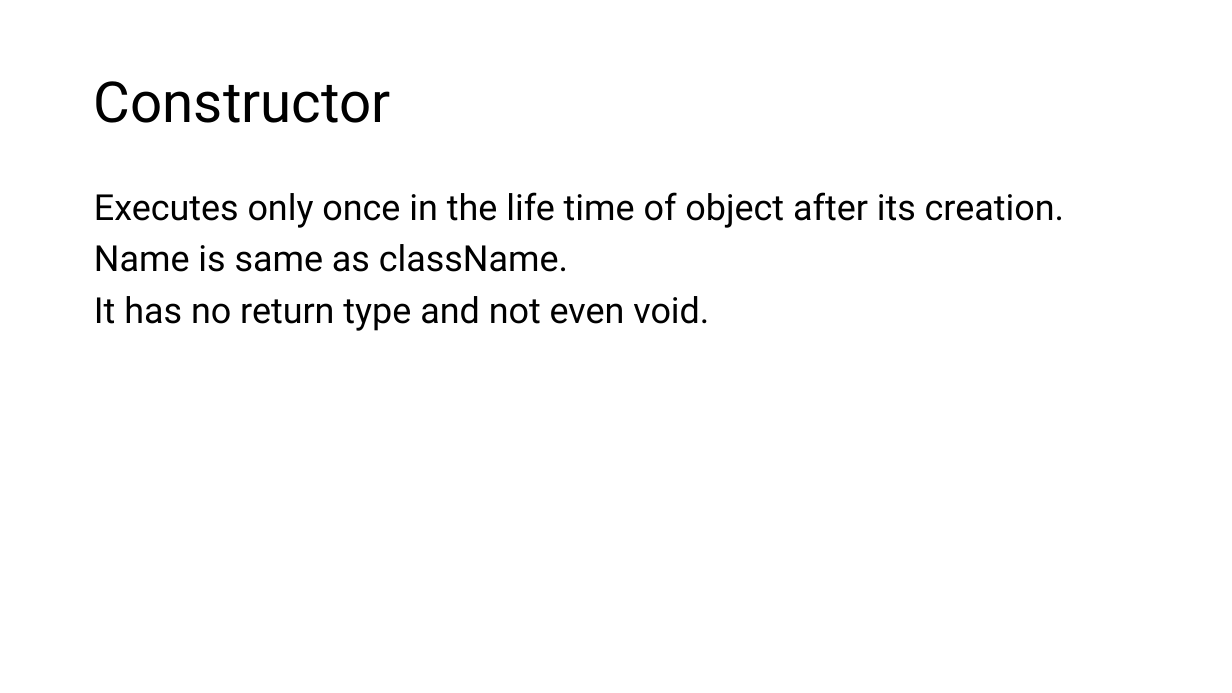
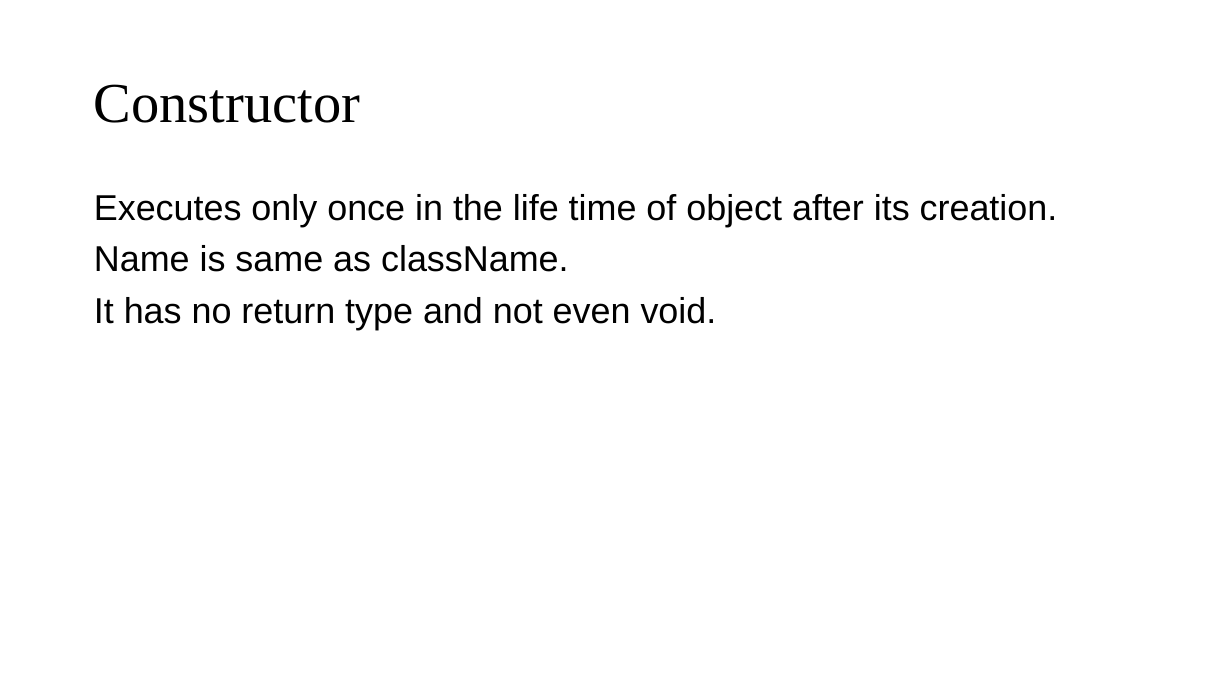
Before and after one commit to nginx500/learning-docs, a slide deck: slide 6 of java/core/objects.pptx. Drawn at 1232x693 pixels with LibreOffice and Linux fonts; fonts in the diff are those of the drawing. Boxes give left, top, right and bottom in pixels: in the first picture for what was removed or moved away, otherwise in the second. Text is boxed around its words. In the diff, an @@ line names an element or a change of style, - is before the commit and + after.

```diff
--- a/java/core/objects.pptx
+++ b/java/core/objects.pptx
@@ title "Constructor" at (94, 84, 360, 123): font Roboto to Times New Roman @@
@@ text "Executes only once in the ..." at (94, 194, 1058, 330): font Roboto to Arial @@
```
Also in this commit, not shown: 16 other slides changed, 2 other files.
